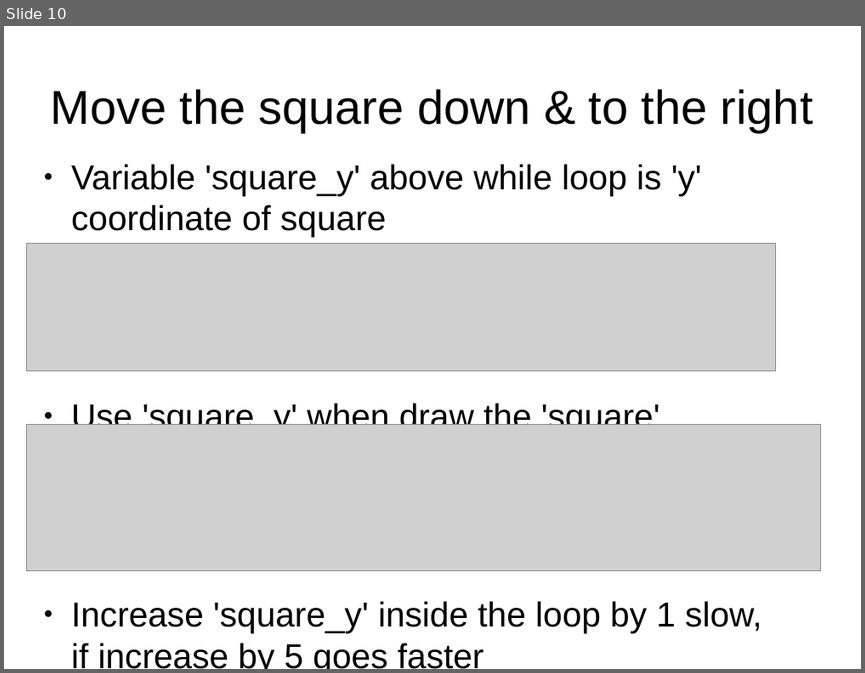
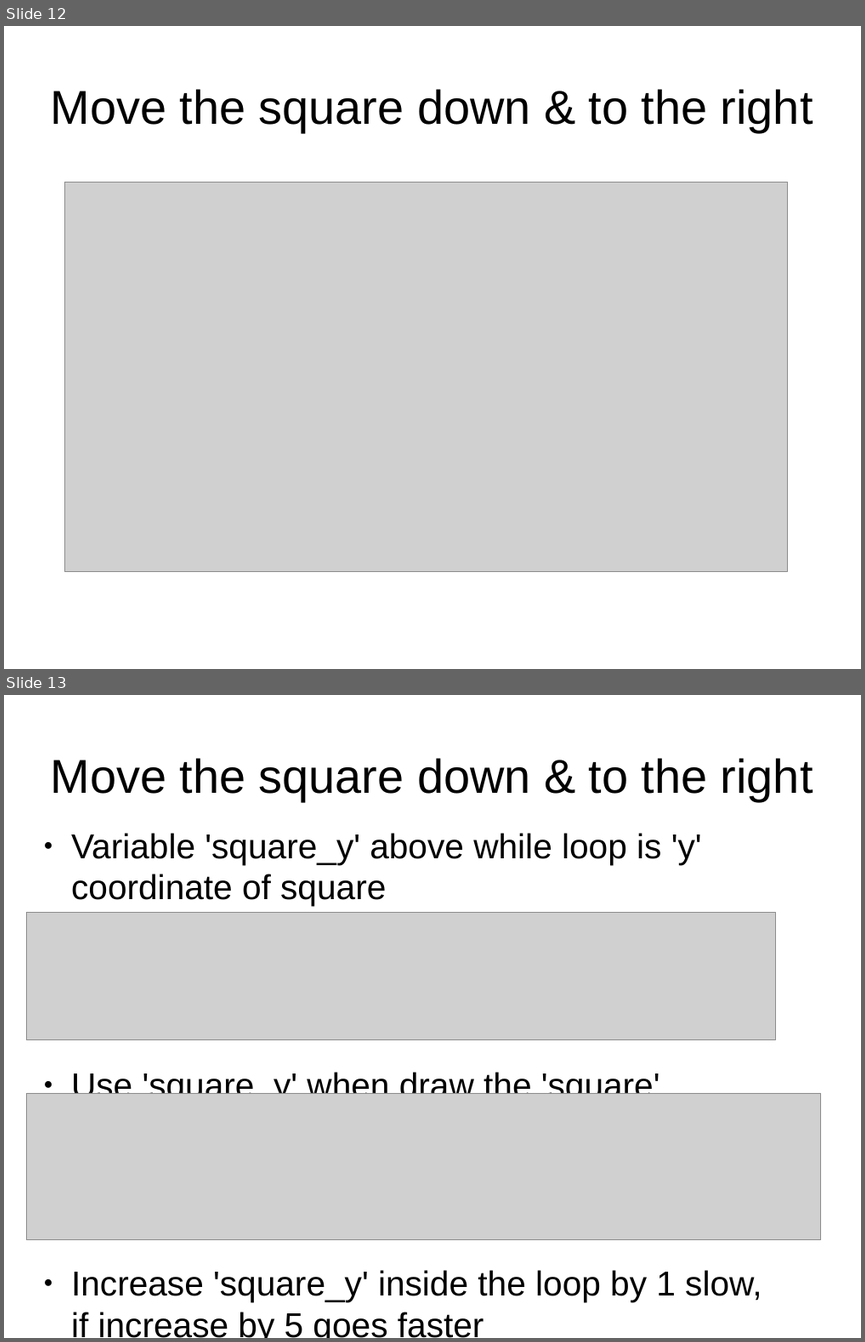
Before and after one commit to timzhood/python-rock, a slide deck: docs/bouncing_rectangle.odp. Shown one above the other, each under a label of ours: slide 10 before the commit, slides 12 and 13 after it. The pictures are 865x673 and 865x1342 pixels, drawn with LibreOffice and Linux fonts; fonts in the diff are those of the drawing; grey boxes stand for pictures. Boxes give left, top, right and bottom in pixels: in the first picture for what was removed or moved away, otherwise in the second. Text is boxed around its words. In the diff, an @@ line names an element or a change of style, - is before the commit and + after.

```diff
--- a/docs/bouncing_rectangle.odp
+++ b/docs/bouncing_rectangle.odp
@@ slide 12 added at [4,26,861,669], background #FFFFFF @@
@@ text added at [51,89,813,132], 44 pt, text #000000 @@
+Move the square down & to the right
@@ picture added at [65,182,788,572] @@
@@ what was slide 10 is now slide 13 @@
```
Also in this commit, not shown: 2 slides changed, 3 other slides added.
